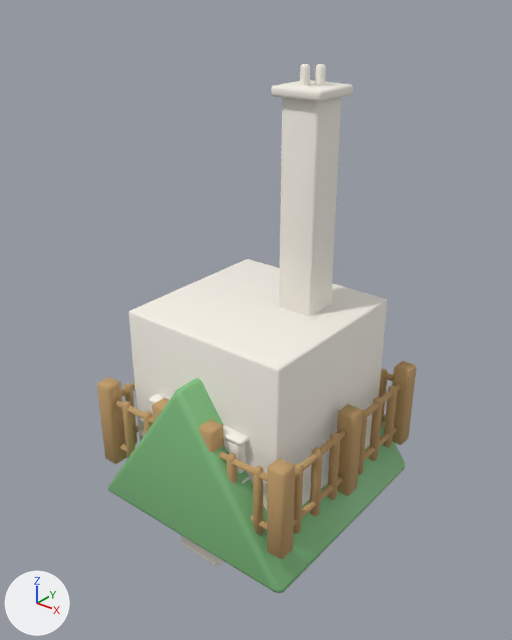
One commit to the glTF model assets/models/house.glb: the scene before it, then after it.
Rendered twice from a 50 mm camera at (1.035, -1.312, 1.095) aimed at (-0.004, -0.013, 0.289). Arrows for +X, +Y and +Z are at lower left; the lights stay in place. The first picture is the older version. Vertices at exactly the same position are counted once.

Objects in the first picture: 'body', 'fence', 'roof'.
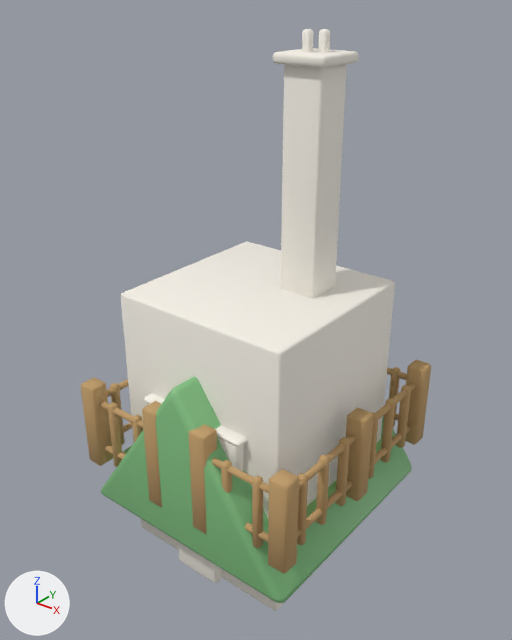
Location of each change, (x1, y1, x2, y2) in pixels of the pictures (512 x 640 px; the box of a moved part takes in the faces that stretch with it):
'body', reshaped (7% wider, 16% taller): before (129, 64, 387, 567); after (120, 29, 395, 611)
'roof', reshaped: before (108, 378, 405, 593); after (101, 377, 412, 603)
'fence', reshaped (10% wider, 8% taller): before (97, 361, 416, 559); after (81, 360, 431, 573)
'lawn', added (mostly hidden): after (123, 435, 395, 543)
part 1 of me_cube, moved or reshaped: before (129, 259, 387, 511); after (120, 241, 395, 611)
part 2 of me_cube, moved or reshaped: before (223, 438, 246, 473); after (218, 437, 244, 471)
part 3 of me_cube, moved or reshaped: before (181, 535, 224, 567); after (178, 542, 222, 583)
part 4 of me_cube, moved or reshaped: before (279, 97, 341, 316); after (280, 64, 347, 298)
part 5 of me_cube, moved or reshaped: before (271, 80, 353, 102); after (273, 48, 359, 68)
part 6 of me_cube, rebuilt: before (149, 394, 164, 404); after (144, 393, 165, 404)
part 7 of me_cube, rebuilt: before (223, 425, 249, 446); after (216, 425, 247, 446)
part 8 of me_cube, added: after (302, 29, 314, 52)
part 9 of me_cube, added: after (318, 29, 330, 52)
part 10 of me_cube, deleted: before (300, 64, 310, 85)
part 11 of me_cube, deleted: before (315, 64, 326, 86)
part 13 of me_cube_011, moved or reshaped: before (152, 397, 169, 423); after (142, 401, 162, 507)
part 14 of me_cube_011, moved or reshaped: before (199, 419, 224, 453); after (188, 424, 217, 534)
part 15 of me_cube_011, moved or reshaped: before (122, 401, 135, 459); after (108, 402, 122, 467)
part 16 of me_cube_011, moved or reshaped: before (143, 411, 153, 434); after (132, 415, 143, 442)
part 17 of me_cube_011, moved or reshaped: before (227, 452, 237, 483); after (221, 460, 232, 493)
part 18 of me_cube_011, moved or reshaped: before (253, 466, 263, 536); after (252, 475, 263, 548)
part 19 of me_cube_011, moved or reshaped: before (97, 361, 416, 559); after (81, 360, 431, 573)

Diff of the bpy script that builds the scene:
```diff
--- a/assets/models/house.glb.py
+++ b/assets/models/house.glb.py
@@ me_cube @@
-me_cube.from_pydata(...)  # 780 vertices, 1508 faces; spans x -0.24..0.24, y -0.273..0.24, z -0.33..0.918
+me_cube.from_pydata(...)  # 736 vertices, 1420 faces; spans x -0.252..0.252, y -0.285..0.252, z -0.38..0.99
+# me_cube part 1: the loose piece of 56 vertices spanning x -0.24..0.24, y -0.24..0.24, z -0.33..0.33 is scaled about its middle by (1.05, 1.05, 1.15)
+# me_cube part 2: the loose piece of 56 vertices spanning x 0.034..0.146, y -0.267..-0.235, z 0.007..0.103 is scaled about its middle by (1.03, 0.981, 1.04), then moved by (0.002, -0.012, 0.005)
+# me_cube part 3: the loose piece of 56 vertices spanning x -0.068..0.068, y -0.267..-0.235, z -0.33..-0.106 is scaled about its middle by (1.03, 0.981, 1.05), then moved by (0.0, -0.012, -0.044)
+# me_cube part 4: the loose piece of 56 vertices spanning x 0.042..0.142, y 0.02..0.12, z 0.25..0.85 is scaled about its middle by (1.04, 1.04, 1.03), then moved by (0.004, 0.004, 0.06)
+# me_cube part 5: the loose piece of 56 vertices spanning x 0.024..0.16, y 0.002..0.138, z 0.85..0.874 is scaled about its middle by (1.03, 1.03, 0.975), then moved by (0.004, 0.004, 0.07)
+# me_cube part 6: the loose piece of 56 vertices spanning x -0.156..-0.024, y -0.27..-0.234, z 0.104..0.118 is rebuilt with 44 vertices and now spans x -0.16..-0.024, y -0.282..-0.246, z 0.111..0.125
+# me_cube part 7: the loose piece of 56 vertices spanning x 0.024..0.156, y -0.27..-0.234, z 0.104..0.118 is rebuilt with 44 vertices and now spans x 0.024..0.16, y -0.282..-0.246, z 0.111..0.125
+# me_cube part 8: a new loose piece of 72 vertices spanning x 0.068..0.092, y 0.052..0.076, z 0.938..0.99, in mat_body (white #f7f2e8)
+# me_cube part 9: a new loose piece of 72 vertices spanning x 0.098..0.122, y 0.072..0.096, z 0.938..0.99, in mat_body (white #f7f2e8)
+# me_cube part 10: the loose piece of 84 vertices spanning x 0.067..0.089, y 0.049..0.071, z 0.868..0.918 is deleted
+# me_cube part 11: the loose piece of 80 vertices spanning x 0.095..0.117, y 0.069..0.091, z 0.868..0.918 is deleted
+# other edits to the shape of me_cube do not show in these pictures
 me_cube.materials.append(mat_body)
@@ me_prism_mesh @@
-me_prism_mesh.from_pydata(...)  # 42 vertices, 80 faces; spans x -0.311..0.311, y -0.322..0.322, z -0.23..0.222
+me_prism_mesh.from_pydata(...)  # 42 vertices, 80 faces; spans x -0.326..0.326, y -0.338..0.338, z -0.24..0.231
+# me_prism_mesh part 12: 42 of 42 vertices moved; they spanned x -0.311..0.311, y -0.322..0.322, z -0.23..0.222 and now span x -0.326..0.326, y -0.338..0.338, z -0.24..0.231; mean shift (0.0, 0.0, -0.003)
 me_prism_mesh.materials.append(mat_roof)
@@ me_cube_011 @@
-me_cube_011.from_pydata(...)  # 1128 vertices, 2068 faces; spans x -0.311..0.311, y -0.311..0.311, z -0.142..0.142
+me_cube_011.from_pydata(...)  # 1128 vertices, 2068 faces; spans x -0.341..0.341, y -0.341..0.341, z -0.145..0.145
+# me_cube_011 part 13: the loose piece of 24 vertices spanning x -0.101..-0.051, y -0.311..-0.261, z -0.142..0.142 is scaled about its middle by (1.08, 1.08, 1.02), then moved by (-0.002, -0.029, 0.0)
+# me_cube_011 part 14: the loose piece of 24 vertices spanning x 0.051..0.101, y -0.311..-0.261, z -0.142..0.142 is scaled about its middle by (1.08, 1.08, 1.02), then moved by (0.002, -0.029, 0.0)
+# me_cube_011 part 15: the loose piece of 24 vertices spanning x -0.232..-0.21, y -0.298..-0.274, z -0.112..0.088 is scaled about its middle by (1.05, 1.05, 1.01), then moved by (-0.022, -0.029, 0.0)
+# me_cube_011 part 16: the loose piece of 24 vertices spanning x -0.152..-0.13, y -0.298..-0.274, z -0.112..0.088 is scaled about its middle by (1.05, 1.05, 1.01), then moved by (-0.009, -0.029, 0.0)
+# me_cube_011 part 17: the loose piece of 24 vertices spanning x 0.13..0.152, y -0.298..-0.274, z -0.112..0.088 is scaled about its middle by (1.05, 1.05, 1.01), then moved by (0.009, -0.029, 0.0)
+# me_cube_011 part 18: the loose piece of 24 vertices spanning x 0.21..0.232, y -0.298..-0.274, z -0.112..0.088 is scaled about its middle by (1.05, 1.05, 1.01), then moved by (0.022, -0.029, 0.0)
+# me_cube_011 part 19: 984 of 1128 vertices moved; they spanned x -0.311..0.311, y -0.311..0.311, z -0.125..0.125 and now span x -0.341..0.341, y -0.341..0.341, z -0.125..0.125; mean shift (0.0, 0.005, 0.0); largest move (-0.304, -0.304, -0.125) -> (-0.335, -0.335, -0.125)
 me_cube_011.materials.append(mat_fence)
@@ ob_lawn @@
+ob_lawn = bpy.data.objects.new('lawn', me_cube_058)  # a box spanning x -0.287..0.287, y -0.287..0.287, z -0.125..-0.115; in mat_lawn (green #95cb7c)
+ob_lawn.location = (0.0, 0.0, 0.0)
```
